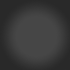
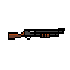
Layers edited between the first and the second w=70, h=70 image:
showed "Layer 0" over [8, 28, 65, 40]
hid "Layer 1" over [0, 0, 70, 70]
